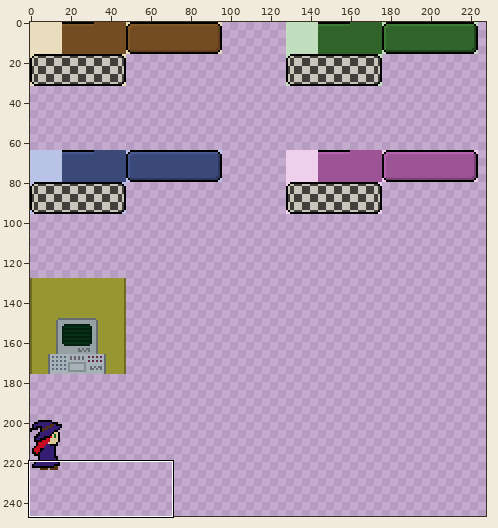
Sprite sheet, stored at src/data/image/2-tiles.png. The first picture is a wide view before the edit; the outline marks the close-up.
Close-up. Earlier state:
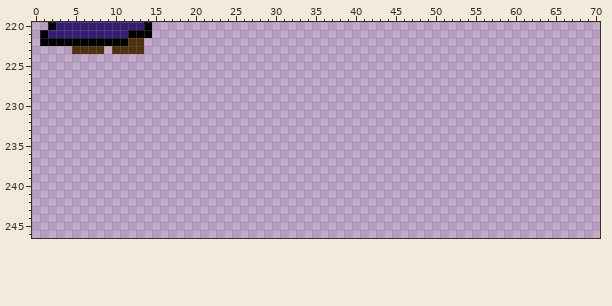
The file is 256x256 pixels. Shown: x 0..70, y 220..246. The wide view leaves out empty margins.
Now the later version:
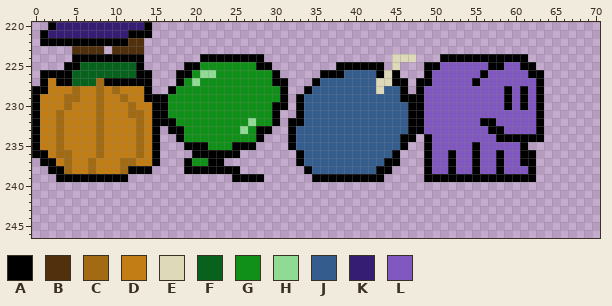
Palette (. is transparent): A #000000  B #51300e  C #a26a13  D #c27e15  E #ded9b8  F #07621d  G #109018  H #8fdb93  J #345d8e  K #351d74  L #8158c0
Edits made:
Changed rows in their new state; - is an unchanged pixel.
first column x 0:
224 -----AAAAAAAAA-------AAAAAAAA----------------EEE---AAAAAAAAAAA--
225 ----AAFFFFFFFA-----AAGGGGGGGAA--------AAAAAA-E---AALLLLLLAALLAA-
226 -AAAAFFFFFFFFAA---AAGHHGGGGGGGA-----AAAJJJJAEA---ALLLLLLALLLLLAA
227 -ADAAFFFCAAAAAA---AGHGGGGGGGGGAA---AJJJJJJJEEAA-AALLLLLALLLLLLLA
228 AADDDCDDCDCDDDA--AGGGGGGGGGGGGGA--AJJJJJJJJEJJA-ALLLLLLLLLLALALA
229 ADDDCCDDCDDCDDAAAGGGGGGGGGGGGGGA-AJJJJJJJJJJJJAAALLLLLLLLLLALALA
230 ADDDCDDDCDDDCDDAAGGGGGGGGGGGGGAA-AJJJJJJJJJJJJJAALLLLLLLLLLALALA
231 ADDCDDDDCDDDCCDAAGGGGGGGGGGGGGA--AJJJJJJJJJJJJJAALLLLLLLLLLLLLLA
232 ADDCDDDDCDDDDCDAAAGGGGGGGGGHGGA-AAJJJJJJJJJJJJJAALLLLLLLAALLLLLA
233 ADDCDDDDCDDDDCDA-AAGGGGGGGHGAA--AJJJJJJJJJJJJJJAALLLLLLLLAALLLLA
234 ADDCDDDDCDDDDCDA--AGGGGGGGGGA---AJJJJJJJJJJJJJAA-ALLLLLLLLAAAAAA
235 ADDCDDDDCDDDDCDA---AAAGGGAAA----AJJJJJJJJJJJJJA--ALLLLLALLLLLA--
236 AADCCDDDCDDDDCDA----AAAAAA-------AJJJJJJJJJJJA---ALLALLALLALLAA-
237 -AADCDDCDDDCCDDA---AGGAA---------AJJJJJJJJJJAA---ALLALLALLALLAA-
238 --AACDDCDDDCAAA----AAAAAAA--------AJJJJJJJJAA----ALLALLALLALLLA-
239 ---AAAAAAAAA-------------AAAA------AAAAAAAAA-----AAAAAAAAAAAAAA-
Pixel boxes of the changes (left, top, right, bottom) in both close-ups:
added: (32, 54, 544, 182)
